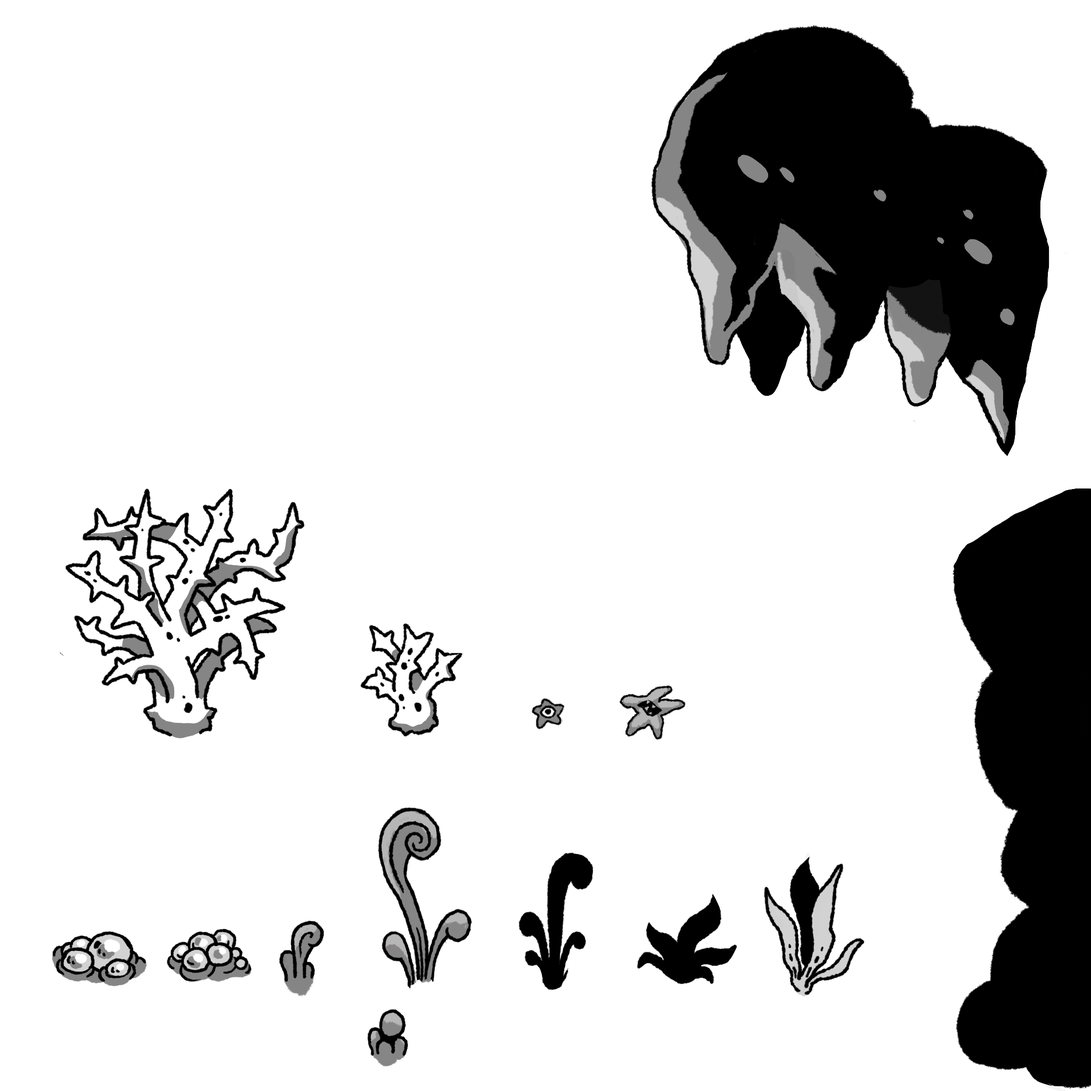
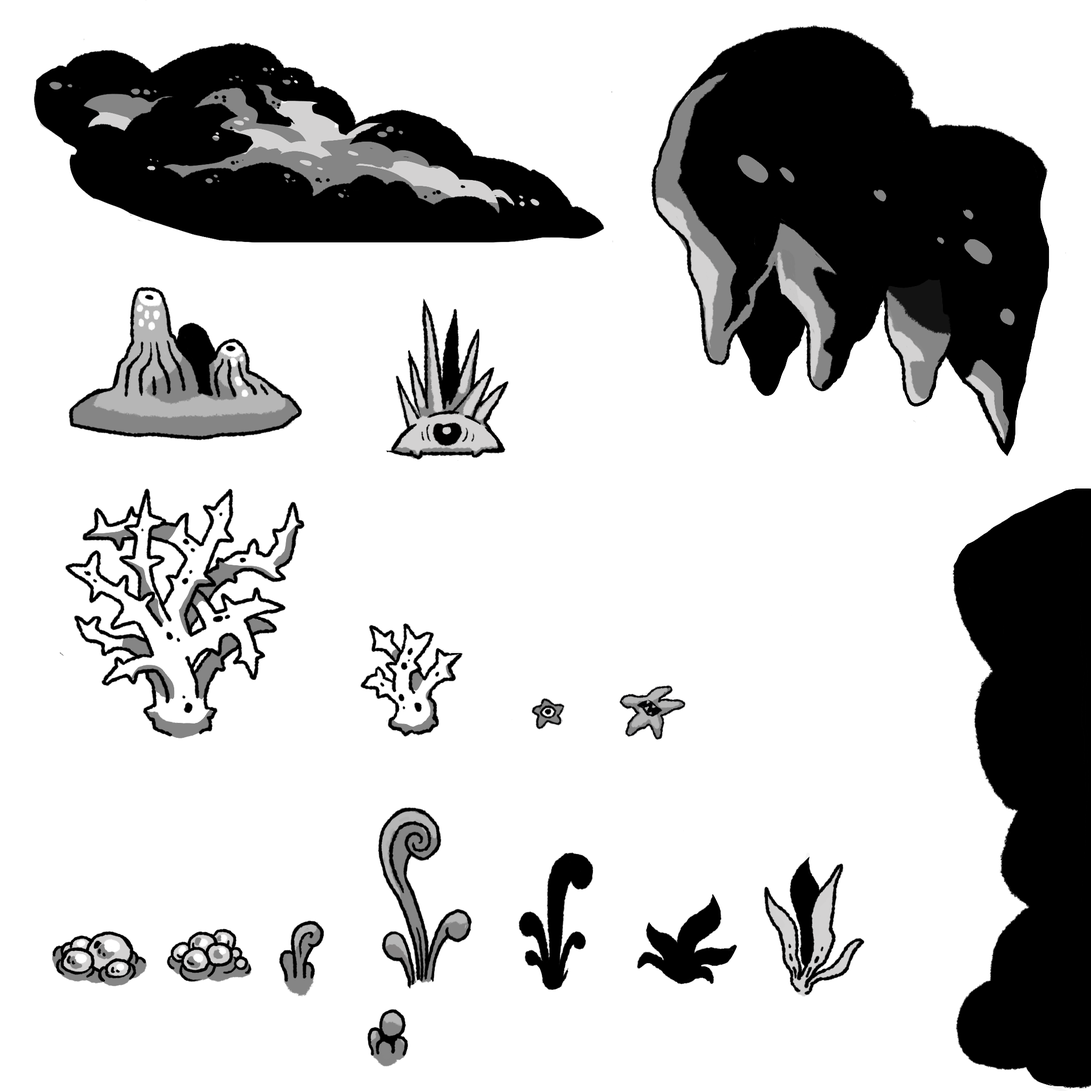
Layers edited between the first and the second 1091 x 1091 image:
added layer "Layer 31" in group "Group 8" over (369, 297, 510, 460)
added layer "Layer 30" in group "Group 8" over (390, 307, 508, 462)
added layer "Layer 29" in group "Group 8" over (68, 286, 303, 441)
added layer "Layer 26" in group "Group 8" over (33, 0, 614, 243)
added layer "Layer 28" in group "Group 8" over (69, 286, 299, 440)
added layer "Layer 25" in group "Group 8" over (39, 62, 588, 241)
